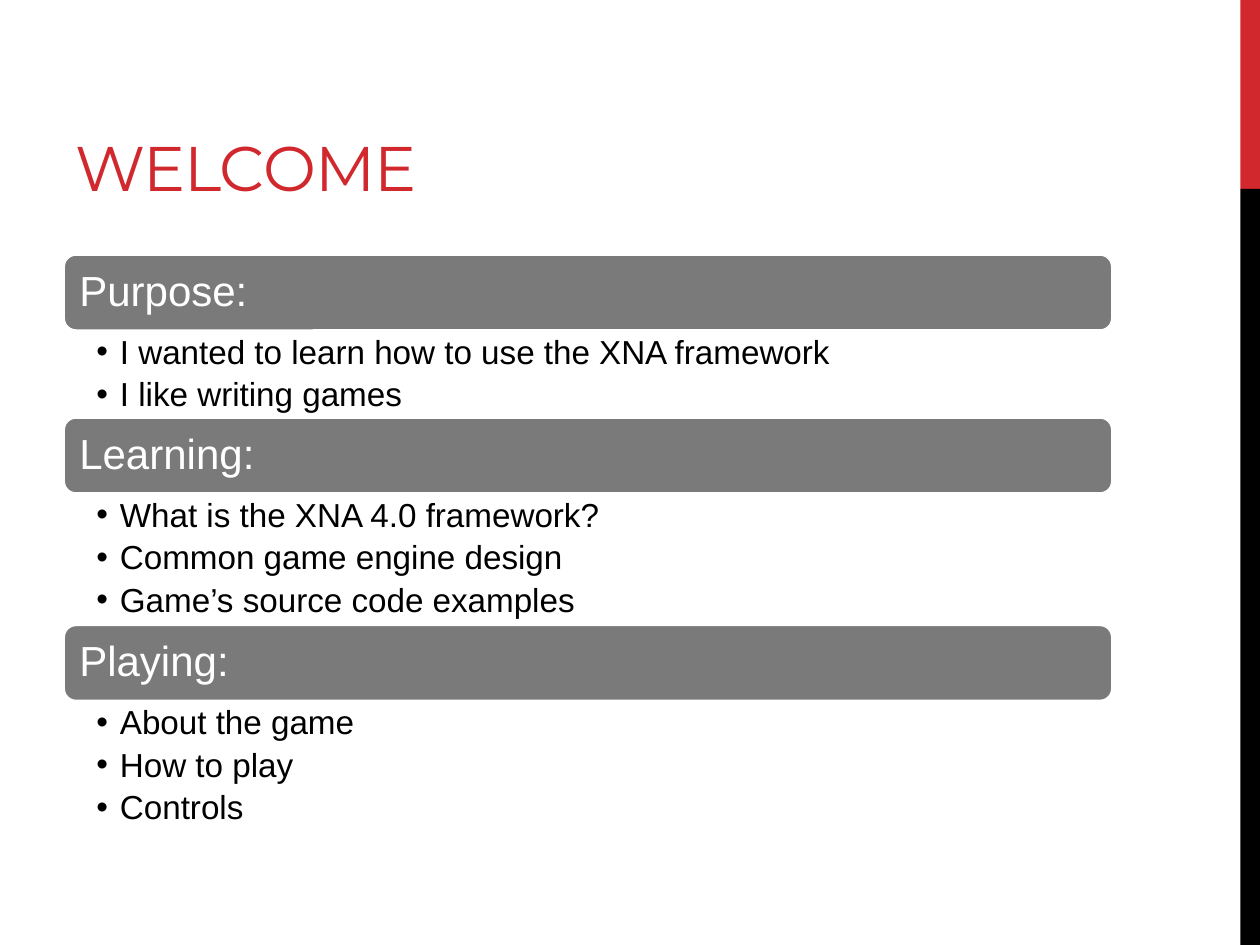
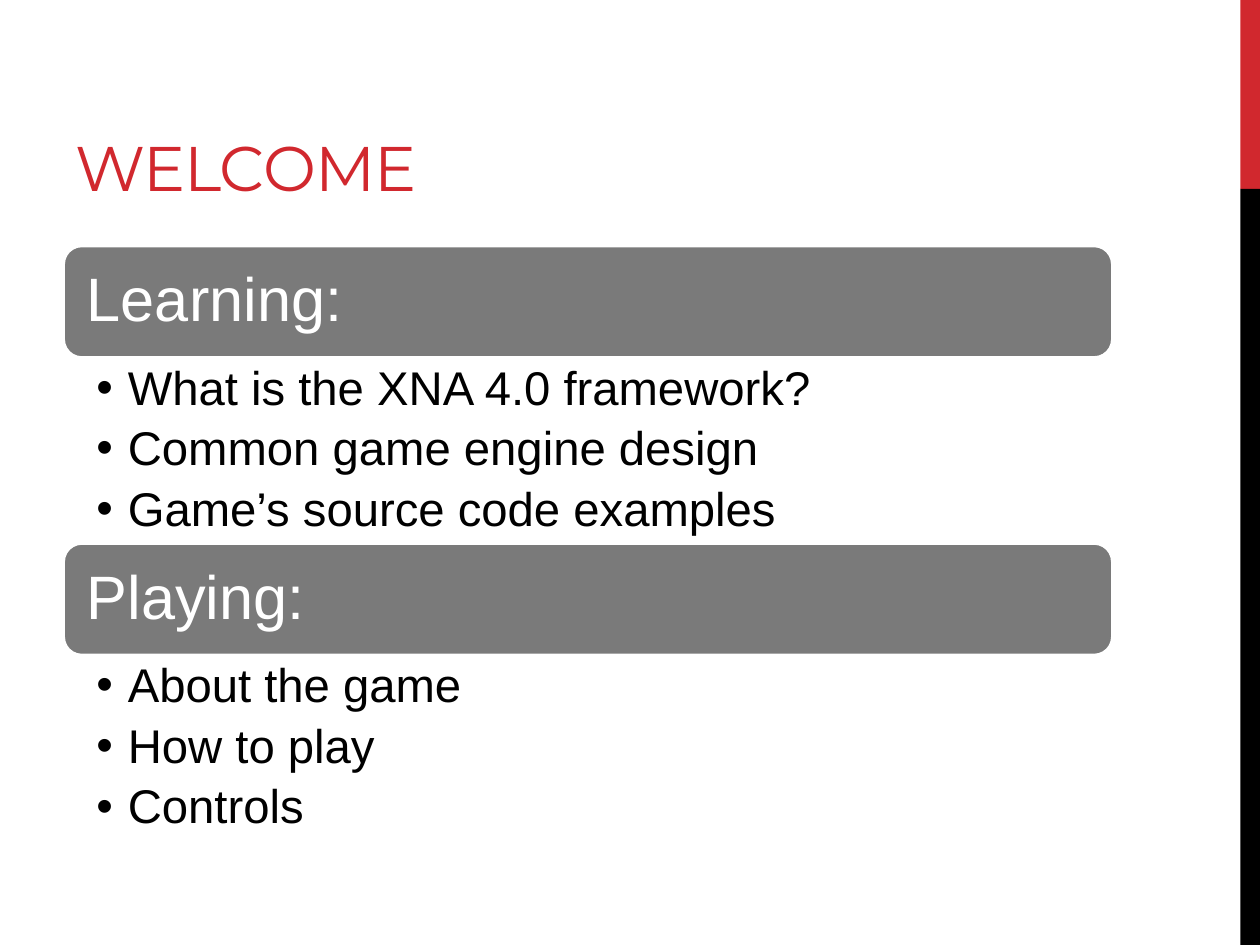
Before and after one commit to peterhoang/Super-Duper-Game, a slide deck: slide 2 of The Super-Awesome Game Deck.pptx. Drawn at 1260x945 pixels with LibreOffice and Linux fonts; fonts in the diff are those of the drawing. Boxes give left, top, right and bottom in pixels: in the first picture for what was removed or moved away, otherwise in the second. Text is boxed around its words. In the diff, an @@ line names an element or a change of style, - is before the commit and + after.

Commit message:
Update to PP

```diff
--- a/The Super-Awesome Game Deck.pptx
+++ b/The Super-Awesome Game Deck.pptx
@@ rounded rectangle resized from (x1=63, y1=255, x2=1113, y2=331) to (x1=63, y1=246, x2=1113, y2=359) @@
@@ text "Learning:" at (x1=87, y1=276, x2=342, y2=332): size 24 to 35 pt; more space between paragraphs @@
@@ text "Learning:" moved from (x1=79, y1=438, x2=254, y2=477) to (x1=87, y1=276, x2=342, y2=332) @@
@@ text removed at (x1=79, y1=277, x2=247, y2=314) @@
-Purpose:
@@ text "What is the XNA 4.0 ..." at (x1=128, y1=370, x2=811, y2=535): size 19 to 27 pt; indent changed; more space between paragraphs @@
@@ text "What is the XNA 4.0 ..." moved from (x1=120, y1=503, x2=599, y2=618) to (x1=128, y1=370, x2=811, y2=535) @@
@@ text removed at (x1=120, y1=340, x2=830, y2=413) @@
-  •• I wanted to learn how to use the XNA framework
-  •• I like writing games
@@ rounded rectangle removed at (x1=63, y1=417, x2=1113, y2=494) @@
@@ rounded rectangle resized from (x1=63, y1=624, x2=1113, y2=701) to (x1=63, y1=543, x2=1113, y2=656) @@
@@ text "Playing:" moved from (x1=79, y1=645, x2=228, y2=685) to (x1=87, y1=574, x2=305, y2=630) @@
@@ text "Playing:" at (x1=87, y1=574, x2=305, y2=630): size 24 to 35 pt; more space between paragraphs @@
@@ text "About the game" moved from (x1=120, y1=710, x2=354, y2=820) to (x1=128, y1=667, x2=461, y2=824) @@
@@ text "About the game" at (x1=128, y1=667, x2=461, y2=824): size 19 to 27 pt; indent changed; more space between paragraphs @@
```
Also in this commit, not shown: 5 other slides changed.
